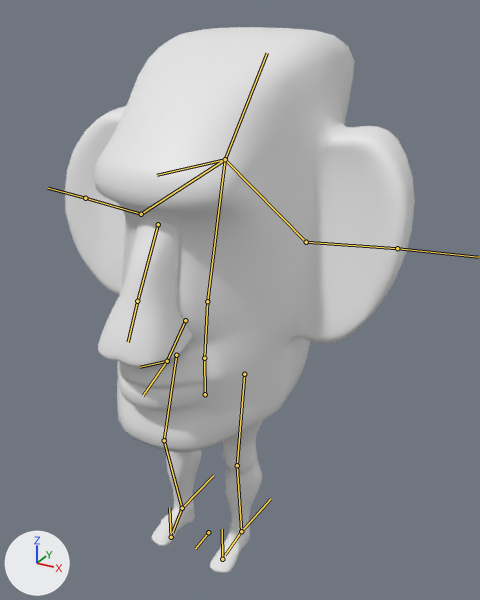
An edit to the Blender file RawFiles/Moai_Character_Model_rig.blend, drawn before and after from the same camera.
One viewpoint serves both versions: a 50 mm camera at (7.39, -11.7, 12.84) aimed at (0.35, 1.08, 6.44). Arrows for +X, +Y and +Z are at lower left; the lights stay in place. The bones that bend it are drawn over the model as lines.

Names of what the first picture shows: 'Head', 'LeftLeg', 'Nose', 'RightLeg'.
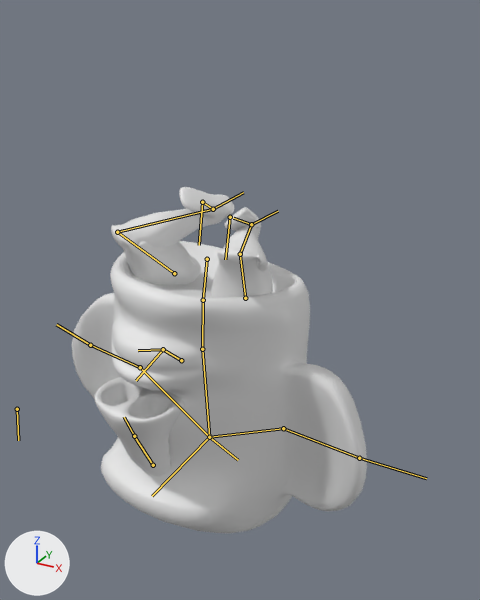
The newer file adds an action. The first version stands in its rest pose; the second is drawn at frame 10 of the action 'SpinVertical'.

The change, as a diff of the scene's bpy script:
```diff
--- a/RawFiles/Moai_Character_Model_rig.blend.py
+++ b/RawFiles/Moai_Character_Model_rig.blend.py
@@ bone_spine @@
 bone_spine = bpy.data.objects['Maoi_Armature'].pose.bones['Spine']
-bone_spine.location = (0.0, 0.0, 0.0)
-bone_spine.rotation_quaternion = (1.0, 0.0, 0.0, 0.0)  # degrees (0, 0, 0)
+bone_spine.location = (0.11, 3.48, -0.02)
+bone_spine.rotation_quaternion = (0.056, -0.006, 0.012, 0.998)  # degrees (1, 1, 174)
@@ bone_bothlegsik @@
 bone_bothlegsik = bpy.data.objects['Maoi_Armature'].pose.bones['BothLegsIK']
-bone_bothlegsik.location = (0.0, 0.0, 0.0)
-bone_bothlegsik.rotation_quaternion = (1.0, 0.0, 0.0, 0.0)  # degrees (0, 0, 0)
+bone_bothlegsik.location = (0.14, 5.28, 6.78)
+bone_bothlegsik.rotation_quaternion = (0.025, 0.089, 0.703, -0.705)  # degrees (90, 171, -5)
@@ bone_upperlegleft @@
 bone_upperlegleft = bpy.data.objects['Maoi_Armature'].pose.bones['UpperLegLeft']  # child of 'BothLegsIK'
-bone_upperlegleft.location = (0.0, 0.0, 0.0)
-bone_upperlegleft.rotation_quaternion = (1.0, 0.0, 0.0, 0.0)  # degrees (0, 0, 0)
+bone_upperlegleft.location = (0.08, -0.46, 0.03)
+bone_upperlegleft.rotation_quaternion = (0.695, 0.006, 0.04, 0.717)  # degrees (4, 3, 92)
@@ bone_upperlegright @@
 bone_upperlegright = bpy.data.objects['Maoi_Armature'].pose.bones['UpperLegRight']  # child of 'BothLegsIK'
-bone_upperlegright.location = (0.0, 0.0, 0.0)
-bone_upperlegright.rotation_quaternion = (1.0, 0.0, 0.0, 0.0)  # degrees (0, 0, 0)
+bone_upperlegright.location = (-0.09, -0.56, 0.02)
+bone_upperlegright.rotation_quaternion = (0.695, 0.041, -0.034, -0.717)  # degrees (6, 1, -92)
@@ bone_legikleft @@
 bone_legikleft = bpy.data.objects['Maoi_Armature'].pose.bones['LegIKLeft']  # child of 'BothLegsIK'
-bone_legikleft.location = (0.0, 0.0, 0.0)
-bone_legikleft.rotation_quaternion = (1.0, 0.0, 0.0, 0.0)  # degrees (0, 0, 0)
+bone_legikleft.location = (-0.74, 1.54, 5.71)
+bone_legikleft.rotation_quaternion = (0.695, 0.717, 0.046, -0.004)  # degrees (92, 4, 3)
@@ bone_legikright @@
 bone_legikright = bpy.data.objects['Maoi_Armature'].pose.bones['LegIKRight']  # child of 'BothLegsIK'
-bone_legikright.location = (0.0, 0.0, 0.0)
-bone_legikright.rotation_quaternion = (1.0, 0.0, 0.0, 0.0)  # degrees (0, 0, 0)
+bone_legikright.location = (-0.09, 1.79, 5.94)
+bone_legikright.rotation_quaternion = (0.695, 0.716, 0.05, 0.034)  # degrees (92, 1, 7)
```

Location of each change, (x1, y1, x2, y2) in pixels of the pictures (480 x 600 px):
'Head', posed (16% narrower, 31% shorter): before (65, 27, 415, 453); after (72, 241, 367, 533)
'Nose', posed (33% shorter): before (98, 219, 193, 367); after (94, 377, 185, 476)
'LeftLeg', posed: before (210, 421, 263, 573); after (111, 187, 235, 285)
'RightLeg', posed: before (151, 450, 202, 546); after (211, 207, 273, 298)
bone 'Spine', root to tip: before (205, 394) to (204, 358); after (207, 259) to (203, 300)
bone 'BothLegsIK', root to tip: before (208, 532) to (195, 548); after (17, 409) to (18, 440)
bone 'UpperLegLeft', root to tip: before (244, 374) to (237, 465); after (174, 273) to (117, 232)
bone 'UpperLegRight', root to tip: before (176, 355) to (164, 440); after (245, 298) to (240, 254)
bone 'LegIKLeft', root to tip: before (241, 531) to (270, 499); after (213, 209) to (243, 192)
bone 'LegIKRight', root to tip: before (182, 508) to (213, 475); after (251, 224) to (278, 211)
